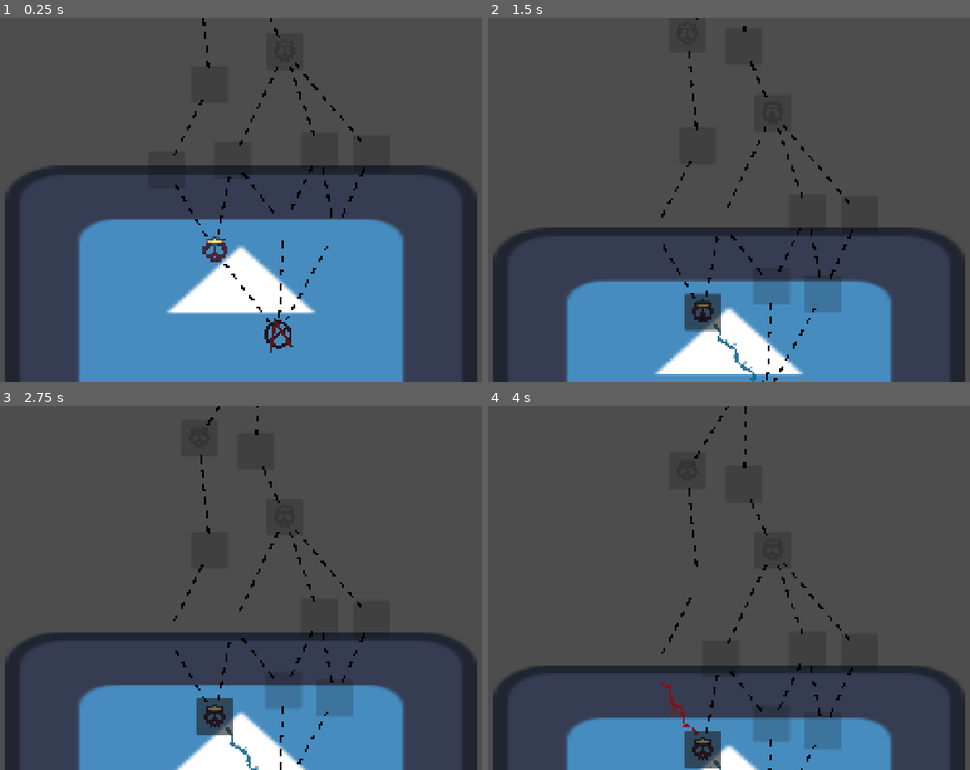
Above: before the commit, frames 1-4 (two rows, left to right).
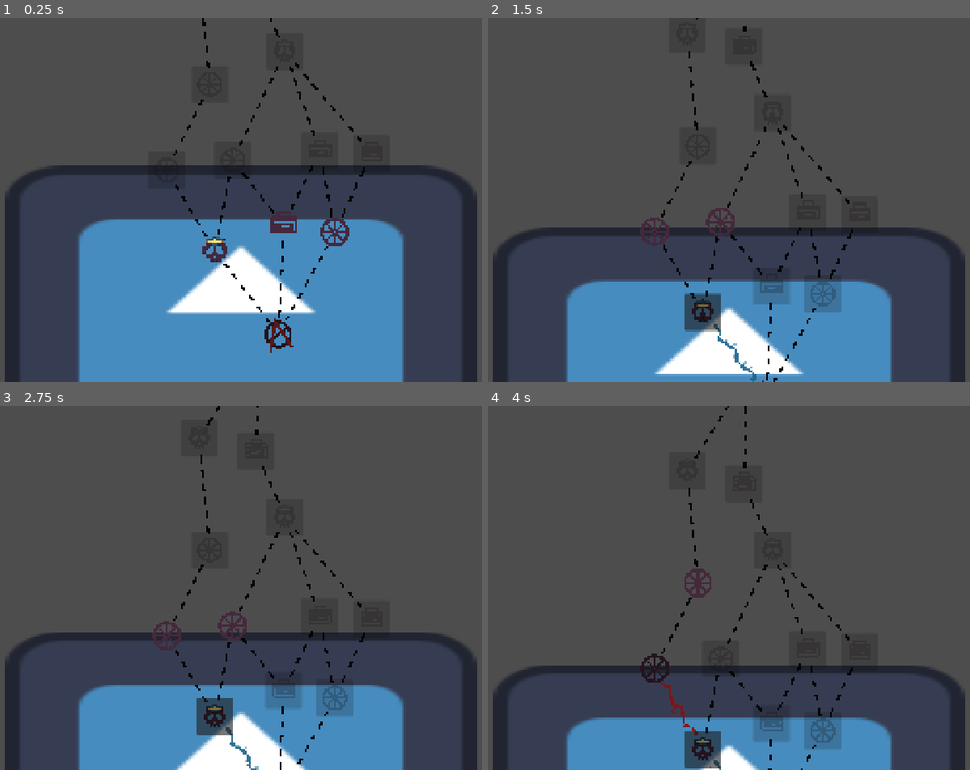
Above: after the commit, the same moments.

Repository: Winter-Aria/SouperSerious
Game: Godot game, scene res://map_screen.tscn
Two runs of this game, one before a commit and one after it. Both use one fixed random seed, a clock stepped at 60 frames per second and the inputs below. This scene is started directly instead of the project's main scene. The engine's default icon, where the game draws it, is replaced by a stand-in: a white triangle on a blue panel in a dark square.
Inputs (mouse positions are in pixels of both pictures, inside the frame that each line leads up to):
- Up to frame 1 (0.25 s): no input
- Up to frame 2 (1.5 s): click (767, 363) at 0.5 s; click (704, 294) at 1.27 s
- Up to frame 3 (2.75 s): click (216, 715) at 2.02 s
- Up to frame 4 (4 s): click (656, 635) at 2.77 s; click (704, 748) at 3.52 s

The runs differ from the first frame. In frame 1, 0.4% of the frame differs, in the area x 56-73%, y 54-63%; in frame 2, 0.7%; in frame 3, 0.7%; in frame 4, 0.7%, in the area x 31-73%, y 44-93%.

Commit message:
art icons

Diff:
--- a/souper-serious-game-jam/Scripts/map_node_button.gd
+++ b/souper-serious-game-jam/Scripts/map_node_button.gd
@@ -6,6 +6,9 @@
 
 	MapNode.NodeType.COMBAT: preload("res://Art/MapIcon/CombatIcon.png"),
 	MapNode.NodeType.START: preload("res://Art/MapIcon/StartIcon.png"),
+	MapNode.NodeType.WHEEL:preload("res://Art/MapIcon/WheelIcon.png"),
+	MapNode.NodeType.GLOBAL_RULE:preload("res://Art/MapIcon/RulePrinter.png"),
+
 
 }
 
Binary file added: souper-serious-game-jam/Art/MapIcon/RulePrinter.aseprite
Binary file added: souper-serious-game-jam/Art/MapIcon/RulePrinter.png
Not shown, added: souper-serious-game-jam/Art/MapIcon/RulePrinter.png.import
Binary file changed: souper-serious-game-jam/Art/MapIcon/StartIcon.aseprite
Binary file added: souper-serious-game-jam/Art/MapIcon/WheelIcon.aseprite
Binary file added: souper-serious-game-jam/Art/MapIcon/WheelIcon.png
Not shown, added: souper-serious-game-jam/Art/MapIcon/WheelIcon.png.import
